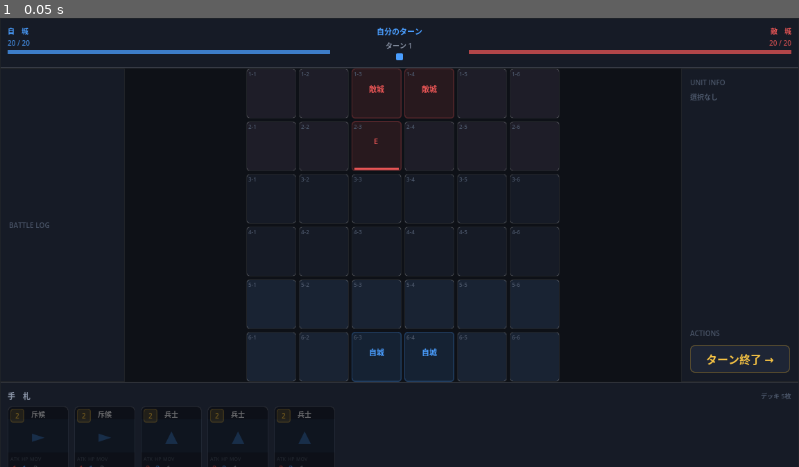
Above: before the commit, frame 1.
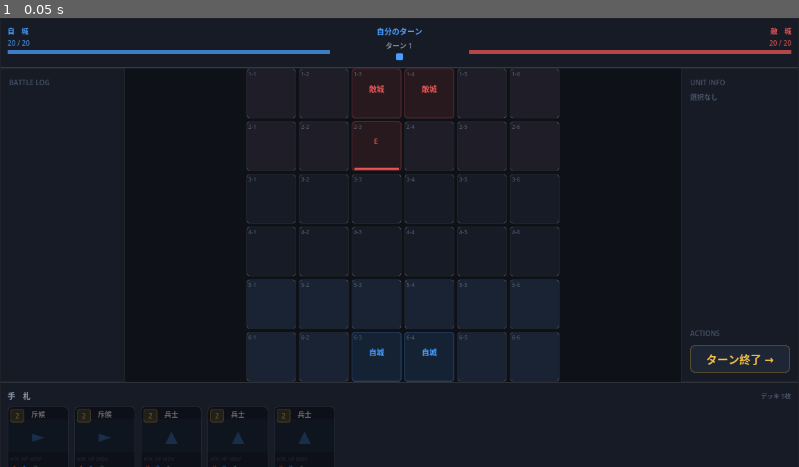
Above: after the commit, the same moment.

Repository: Akasaki-Kouji/Card-6-6
Game: Godot game, scene res://scenes/main.tscn
Two runs of this game, one before a commit and one after it. Both use one fixed random seed, a clock stepped at 60 frames per second and the inputs below.
Inputs:
- Up to frame 1 (0.05 s): no input

The runs differ from the first frame. In frame 1, less than 0.1% of the frame differs, in the area x 1-7%, y 13-47%.

Commit message:
MVP完成

Diff:
--- a/scenes/main.gd
+++ b/scenes/main.gd
@@ -54,7 +54,7 @@
 	unit_manager.setup_castles(player_castle, enemy_castle)
 
 	# ---- 各エリアに UI ノードを配置 ----
-	_place_grid(root_vbox, grid_view)
+	_place_grid(root_vbox, grid_view, battle_manager)
 	_place_hand(root_vbox, hand_view, card_manager)
 	_place_topbar(root_vbox, battle_manager, player_castle, enemy_castle)
 	_place_right_panel(root_vbox, battle_manager)
@@ -202,11 +202,21 @@
 	_rebuild_mana_crystals(mana_row, battle_manager.mana, battle_manager.max_mana)
 	vbox.add_child(mana_row)
 
+	# 敵ターン中オーバーレイ
+	var enemy_overlay := _make_label("⏳ 相手のターン処理中…", C_TEXT3, 9)
+	enemy_overlay.name = "EnemyOverlay"
+	enemy_overlay.horizontal_alignment = HORIZONTAL_ALIGNMENT_CENTER
+	enemy_overlay.visible = false
+	vbox.add_child(enemy_overlay)
+
 	# シグナル接続
 	battle_manager.turn_changed.connect(func(player: String, turn: int) -> void:
-		phase_lbl.text = "自分のターン" if player == "player" else "相手のターン"
-		phase_lbl.add_theme_color_override("font_color", C_BLUE if player == "player" else C_RED)
+		var is_player := player == "player"
+		phase_lbl.text = "自分のターン" if is_player else "相手のターン"
+		phase_lbl.add_theme_color_override("font_color", C_BLUE if is_player else C_RED)
 		turn_lbl.text = "ターン %d" % turn
+		enemy_overlay.visible = not is_player
+		mana_row.modulate = Color.WHITE if is_player else Color(1, 1, 1, 0.3)
 		_rebuild_mana_crystals(mana_row, battle_manager.mana, battle_manager.max_mana)
 	)
 	battle_manager.mana_updated.connect(func(mana: int, max_mana: int) -> void:
@@ -230,7 +240,7 @@
 		row.add_child(p)
 
 
-func _place_grid(vbox: VBoxContainer, grid_view: GridView) -> void:
+func _place_grid(vbox: VBoxContainer, grid_view: GridView, battle_manager: BattleManager = null) -> void:
 	# Main エリア（3カラム）を TopBar の直後に追加
 	var main_hbox := HBoxContainer.new()
 	main_hbox.name = "MainHBox"
@@ -238,14 +248,47 @@
 	main_hbox.add_theme_constant_override("separation", 0)
 	vbox.add_child(main_hbox)
 
-	# 左サイドパネル（バトルログ — 後のステップで実装）
+	# 左サイドパネル（バトルログ）
 	var left := _make_panel(BG2, Color.TRANSPARENT, BORDER)
 	left.name = "LeftPanel"
 	left.custom_minimum_size.x = 180
 	left.size_flags_vertical = Control.SIZE_EXPAND_FILL
-	var left_label := _make_label("BATTLE LOG", C_TEXT3, 10)
-	left.add_child(_make_margin(left_label, 12))
+
+	var log_inner := VBoxContainer.new()
+	log_inner.add_theme_constant_override("separation", 4)
+	log_inner.size_flags_vertical = Control.SIZE_EXPAND_FILL
+
+	var log_title := _make_label("BATTLE LOG", C_TEXT3, 10)
+	log_inner.add_child(log_title)
+
+	var log_scroll := ScrollContainer.new()
+	log_scroll.size_flags_vertical = Control.SIZE_EXPAND_FILL
+	log_scroll.horizontal_scroll_mode = ScrollContainer.SCROLL_MODE_DISABLED
+
+	var log_list := VBoxContainer.new()
+	log_list.name = "LogList"
+	log_list.add_theme_constant_override("separation", 2)
+	log_list.size_flags_horizontal = Control.SIZE_EXPAND_FILL
+	log_scroll.add_child(log_list)
+	log_inner.add_child(log_scroll)
+
+	left.add_child(_make_margin(log_inner, 12))
 	main_hbox.add_child(left)
+
+	# battle_log シグナルはここで接続（battle_manager は引数で受け取れないため後で接続）
+	# battle_log シグナルを接続
+	if battle_manager != null:
+		battle_manager.battle_log.connect(func(msg: String) -> void:
+			var entry := _make_label(msg, C_TEXT2, 9)
+			entry.autowrap_mode = TextServer.AUTOWRAP_WORD_SMART
+			log_list.add_child(entry)
+			# 最大30件保持
+			if log_list.get_child_count() > 30:
+				log_list.get_child(0).queue_free()
+			# 最下部にスクロール
+			await get_tree().process_frame
+			log_scroll.scroll_vertical = int(log_scroll.get_v_scroll_bar().max_value)
+		)
 
 	# 中央（グリッド）
 	var center := CenterContainer.new()
@@ -474,21 +517,48 @@
 # ---------------------------------------------------------------------------
 func _build_gameover_ui(battle_manager: BattleManager) -> void:
 	var overlay := ColorRect.new()
-	overlay.color   = Color(0.0, 0.0, 0.0, 0.7)
+	overlay.color   = Color(0.0, 0.0, 0.0, 0.75)
 	overlay.visible = false
 	add_child(overlay)
 	overlay.set_anchors_and_offsets_preset(Control.PRESET_FULL_RECT)
 
-	var label := Label.new()
-	label.horizontal_alignment = HORIZONTAL_ALIGNMENT_CENTER
-	label.vertical_alignment   = VERTICAL_ALIGNMENT_CENTER
-	label.add_theme_color_override("font_color", C_TEXT)
-	label.add_theme_font_size_override("font_size", 64)
-	label.set_anchors_and_offsets_preset(Control.PRESET_FULL_RECT)
-	overlay.add_child(label)
+	var center := VBoxContainer.new()
+	center.alignment = BoxContainer.ALIGNMENT_CENTER
+	center.add_theme_constant_override("separation", 24)
+	center.set_anchors_and_offsets_preset(Control.PRESET_FULL_RECT)
+	overlay.add_child(center)
+
+	var result_lbl := Label.new()
+	result_lbl.horizontal_alignment = HORIZONTAL_ALIGNMENT_CENTER
+	result_lbl.add_theme_color_override("font_color", C_TEXT)
+	result_lbl.add_theme_font_size_override("font_size", 64)
+	center.add_child(result_lbl)
+
+	var restart_btn := Button.new()
+	restart_btn.text = "もう一度プレイ"
+	restart_btn.custom_minimum_size = Vector2(200.0, 48.0)
+
+	var btn_style := StyleBoxFlat.new()
+	btn_style.bg_color     = BG3
+	btn_style.border_color = Color(C_BLUE.r, C_BLUE.g, C_BLUE.b, 0.5)
+	btn_style.set_border_width_all(1)
+	btn_style.set_corner_radius_all(8)
+	restart_btn.add_theme_stylebox_override("normal", btn_style)
+	restart_btn.add_theme_color_override("font_color", C_BLUE)
+	restart_btn.add_theme_font_size_override("font_size", 16)
+
+	var btn_row := HBoxContainer.new()
+	btn_row.alignment = BoxContainer.ALIGNMENT_CENTER
+	btn_row.add_child(restart_btn)
+	center.add_child(btn_row)
+
+	restart_btn.pressed.connect(func() -> void:
+		get_tree().reload_current_scene()
+	)
 
 	battle_manager.game_ended.connect(func(winner: String) -> void:
-		label.text    = "勝　利！" if winner == "player" else "敗　北…"
+		result_lbl.text = "勝　利！" if winner == "player" else "敗　北…"
+		result_lbl.add_theme_color_override("font_color", C_BLUE if winner == "player" else C_RED)
 		overlay.visible = true
 	)
 
--- a/scripts/battle_manager.gd
+++ b/scripts/battle_manager.gd
@@ -8,6 +8,7 @@
 signal mana_updated(mana: int, max_mana: int)
 signal game_ended(winner: String)
 signal unit_selection_changed(unit: Unit)   # null = 選択解除
+signal battle_log(message: String)
 
 # ---------------------------------------------------------------------------
 # 依存ノード
@@ -89,6 +90,7 @@
 
 	turn_changed.emit(current_player, turn)
 	mana_updated.emit(mana, max_mana)
+	battle_log.emit("── ターン %d 開始 (マナ %d) ──" % [turn, mana])
 	print("BattleManager: プレイヤーターン開始 ターン%d マナ%d/%d" % [turn, mana, max_mana])
 
 
@@ -96,8 +98,11 @@
 # 敵ターン（簡易AI）
 # ---------------------------------------------------------------------------
 func _run_enemy_turn() -> void:
-	print("BattleManager: 敵ターン開始")
+	battle_log.emit("── 敵のターン ──")
 	unit_manager.reset_all_units()
+
+	# 敵のカード召喚AI
+	_enemy_summon()
 
 	# 敵ユニット一覧のコピーを取る（攻撃で消える可能性があるため）
 	var enemy_units: Array[Unit] = []
@@ -109,8 +114,30 @@
 		if unit.is_alive():
 			_enemy_act(unit)
 
-	print("BattleManager: 敵ターン終了")
 	_start_player_turn()
+
+
+func _enemy_summon() -> void:
+	# マナ相当として turn 数を使用（毎ターン1増加）
+	var enemy_mana: int = min(turn, 10)
+	var deployable := grid_manager.get_deployable_cells("enemy")
+	if deployable.is_empty():
+		return
+
+	# コストが払えるカードからランダムに召喚（最大1体/ターン）
+	var candidates: Array[Card] = []
+	for c: Card in [Card.make_soldier(), Card.make_heavy(), Card.make_scout()]:
+		if c.cost <= enemy_mana:
+			candidates.append(c)
+	if candidates.is_empty():
+		return
+
+	candidates.shuffle()
+	var card: Card = candidates[0]
+	var pos: Vector2i = deployable[randi() % deployable.size()]
+	var unit := unit_manager.spawn_unit("enemy", card.hp, card.attack, card.move, pos)
+	_refresh_cell(unit.position)
+	battle_log.emit("敵が %s を召喚" % card.card_name)
 
 
 func _enemy_act(unit: Unit) -> void:
@@ -244,6 +271,7 @@
 	_refresh_cell(unit.position)
 	card_manager.remove_from_hand(card)
 	hand_view.apply_mana_filter(mana)
+	battle_log.emit("%s を %s に召喚" % [card.card_name, _coord(pos)])
 	print("BattleManager: カード使用 %s マナ残り=%d" % [card, mana])
 
 
@@ -328,6 +356,8 @@
 	unit.has_moved = true
 	_refresh_cell(from)
 	_refresh_cell(to)
+	var who := "自軍" if unit.owner == "player" else "敵軍"
+	battle_log.emit("%s %s→%s" % [who, _coord(from), _coord(to)])
 	print("BattleManager: 移動 %s → %s" % [_coord(from), _coord(to)])
 
 
@@ -342,6 +372,8 @@
 # UnitManager シグナルハンドラ
 # ---------------------------------------------------------------------------
 func _on_unit_died(unit: Unit) -> void:
+	var who := "自軍" if unit.owner == "player" else "敵軍"
+	battle_log.emit("%s ユニット撃破 (%s)" % [who, _coord(unit.position)])
 	_refresh_cell(unit.position)
 
 
@@ -352,6 +384,8 @@
 
 
 func _on_castle_damaged(castle: Castle) -> void:
+	var who := "自城" if castle.owner == "player" else "敵城"
+	battle_log.emit("%s にダメージ (残HP %d)" % [who, castle.hp])
 	for pos: Vector2i in castle.cells:
 		_refresh_cell(pos)
 
